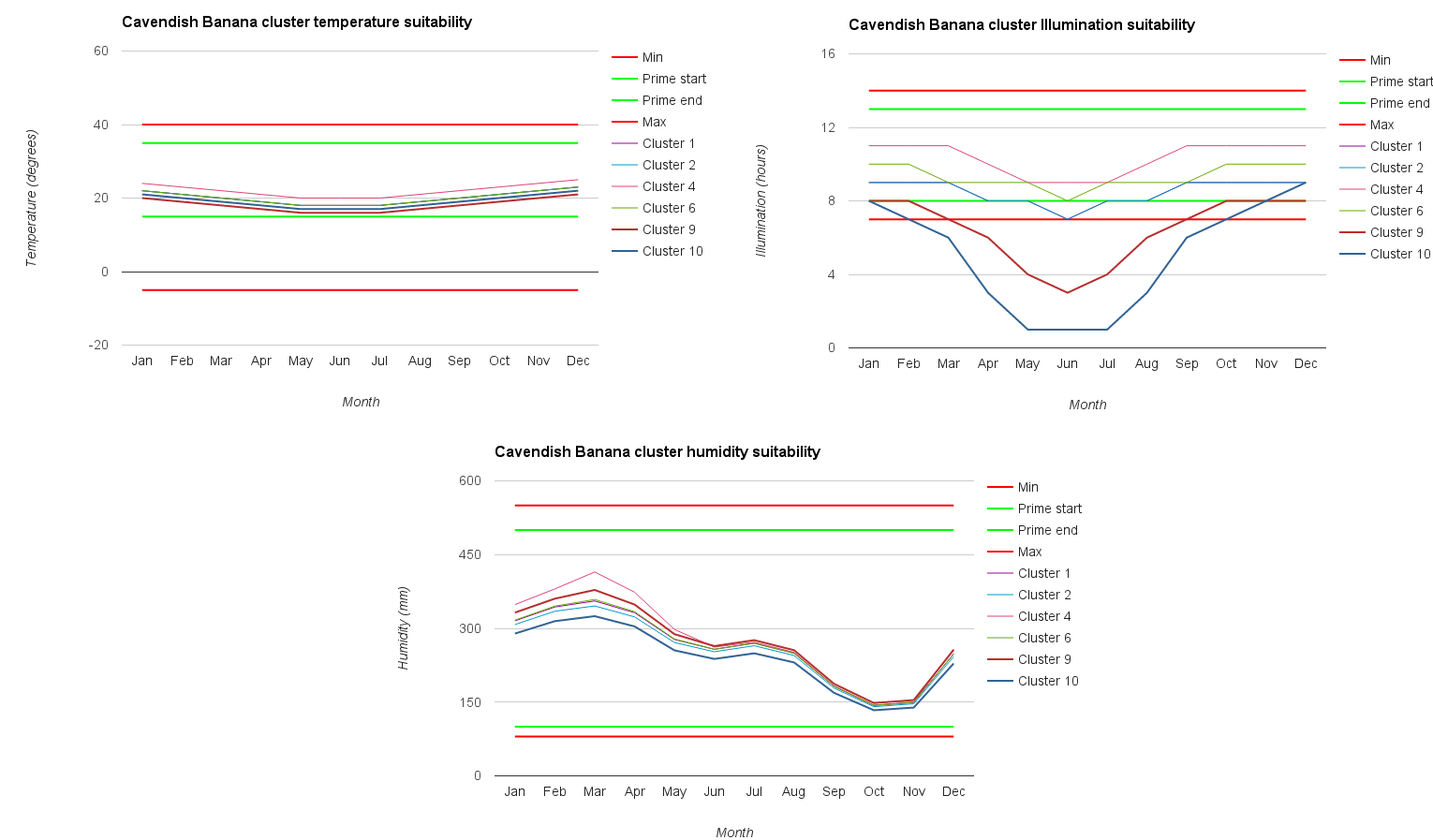
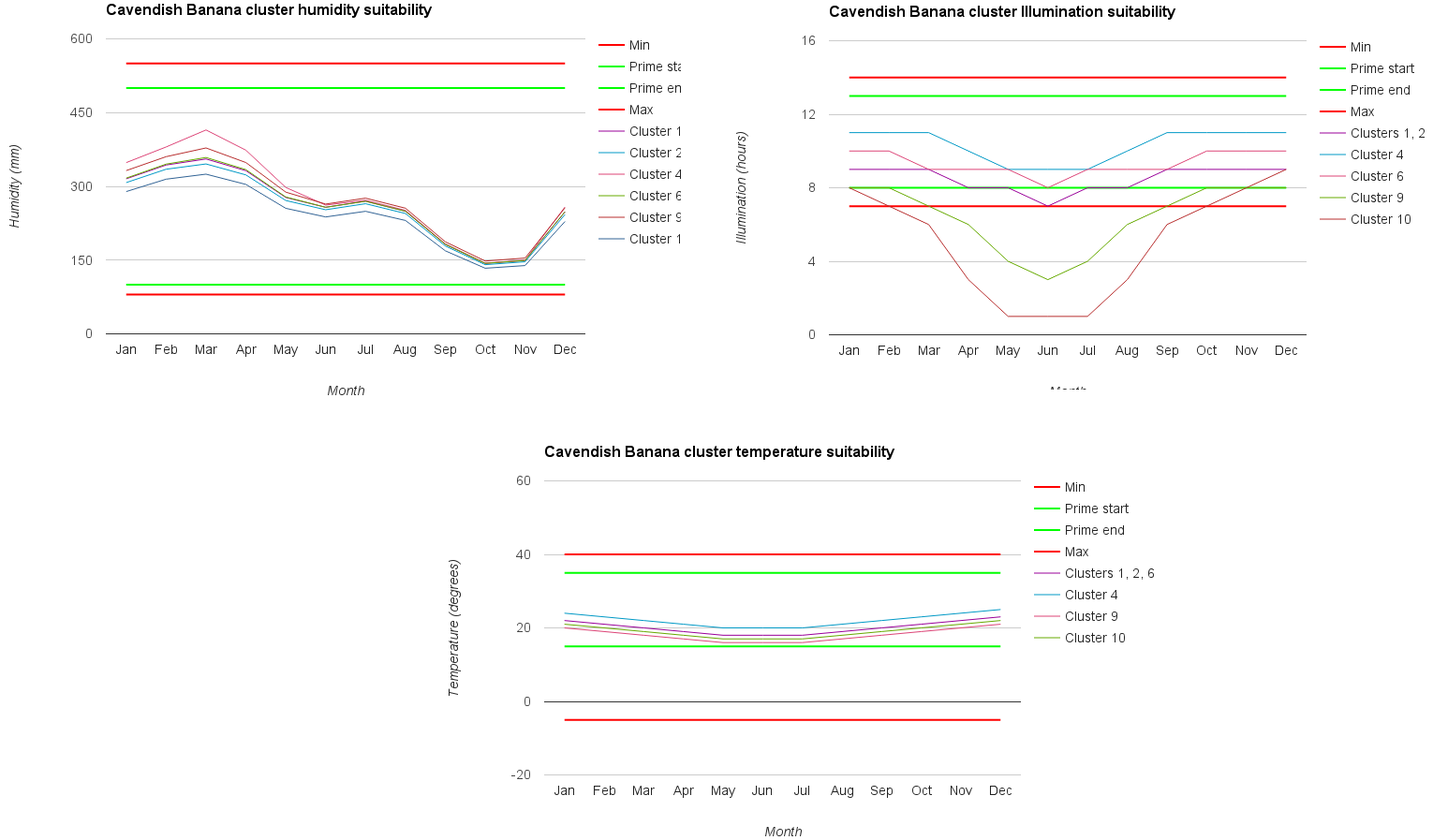
The second 1433 × 840 image is a revision of the first. Changes to its layers:
painted on "temp.png" over [left=9, top=3, right=1168, bottom=838]
painted on "illum.png" over [left=680, top=5, right=1433, bottom=410]
painted on "hum.png" over [left=9, top=3, right=1122, bottom=838]
